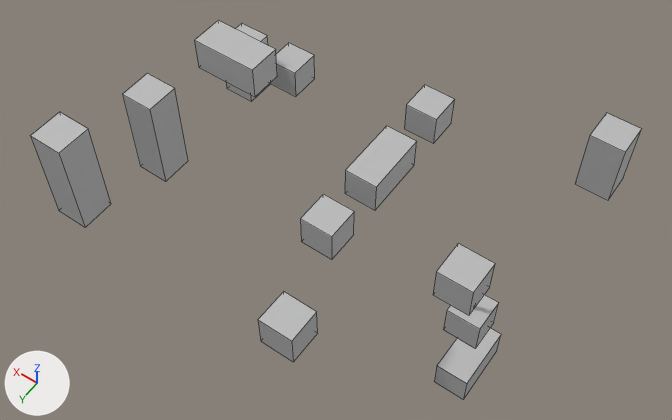
Renders of the FBX model Assets/Levels/23_Rolling/FBX/rolling_env.fbx from each side of a commit.
The view is the same before and after, from a 50 mm camera at (-82.3, 163.4, 190.2) aimed at (12.8, 30.3, -18.9). Every picture has the same lights, and +X, +Y and +Z are marked at lower left. Mesh edges are drawn as thin lines. Where no turn or scale is listed for an object, it has been applied to the vertices. Vertices at the same position are counted once.

Script lines for the objects in view, before the commit:
```python
me_mesh = bpy.data.meshes.new('Mesh')
me_mesh.from_pydata(...)  # 111 vertices, 84 faces; spans x -50.0..70.0, y -20.0..80.0, z -60.0..20.0
me_mesh.materials.append(mat_phong1)  # grey #bcbcbc
ob_rolling_env = bpy.data.objects.new('rolling_env', me_mesh)
ob_rolling_env.location = (0.0, 0.0, 0.0)
```
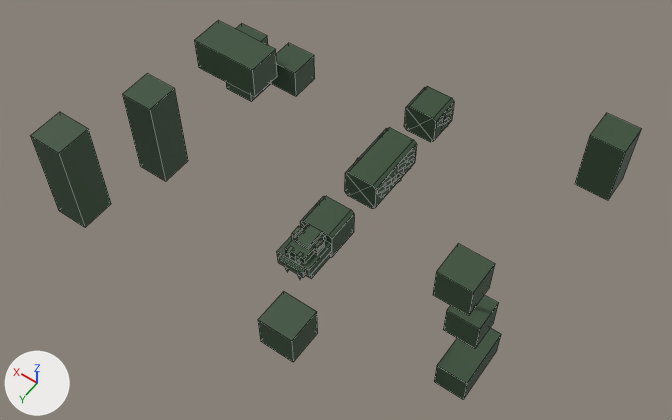
Where the change shows, as pixel boxes [x1, y1, x2, y2] in the pictures (672 x 420 px):
part 1 of me_mesh, added: after [278, 256, 306, 278]
part 2 of me_mesh, added: after [285, 225, 326, 264]
part 3 of me_mesh, added: after [286, 246, 294, 259]
part 4 of me_mesh, added: after [295, 224, 322, 249]
part 5 of me_mesh, added: after [295, 252, 304, 264]
part 6 of me_mesh, rebuilt: before [300, 194, 354, 259]; after [300, 196, 354, 258]
part 7 of me_mesh, rebuilt: before [345, 126, 417, 210]; after [345, 127, 417, 209]
part 8 of me_mesh, rebuilt: before [404, 85, 455, 143]; after [404, 86, 454, 142]
part 9 of me_mesh, added: after [277, 109, 453, 279]
part 10 of me_mesh, recoloured: [31, 20, 641, 399] in both

The change, as a list of edits to the scene's bpy script:
```text
Add img_rolling_env_texture_png:
    img_rolling_env_texture_png = load_image('Rolling_env_texture.png', '../Textures/Rolling_env_texture.png', 256, 256, 'sRGB')
Add mat_phong2:
    mat_phong2 = principled_material('phong2')
    mat_phong2.texture = img_rolling_env_texture_png
    mat_phong2.roughness = 0.553
Change me_mesh:
    used by ob_rolling_env; location = (0.0, 0.0, 0.0)
    remove me_mesh.from_pydata(...)  # 111 vertices, 84 faces; spans x -50.0..70.0, y -20.0..80.0, z -60.0..20.0
    add me_mesh.from_pydata(...)  # 470 vertices, 376 faces; spans x -50.0..70.0, y -20.0..80.0, z -60.0..20.0
    me_mesh part 1: a new loose piece, a box spanning x 1.0..9.0, y 60.0..61.0, z -6.0..-4.0, in mat_phong2 (picture img_rolling_env_texture_png)
    me_mesh part 2: a new loose piece, a box spanning x 2.0..8.0, y 50.0..59.0, z -3.0..-1.0, in mat_phong2 (picture img_rolling_env_texture_png)
    me_mesh part 3: a new loose piece, a box spanning x 6.0..7.0, y 58.0..60.0, z -3.0..-0.5, in mat_phong2 (picture img_rolling_env_texture_png)
    me_mesh part 4: a new loose piece, a box spanning x 3.0..7.0, y 50.0..56.0, z -1.0..0.0, in mat_phong2 (picture img_rolling_env_texture_png)
    me_mesh part 5: a new loose piece, a box spanning x 3.0..4.0, y 58.0..60.0, z -3.0..-0.5, in mat_phong2 (picture img_rolling_env_texture_png)
    me_mesh part 6: the loose piece of 8 vertices spanning x 0.0..10.0, y 40.0..50.0, z -10.0..0.0 is rebuilt with 18 vertices and now spans x 0.0..10.0, y 40.0..50.0, z -10.0..0.0, in mat_phong2 (picture img_rolling_env_texture_png)
    me_mesh part 7: the loose piece of 8 vertices spanning x 0.0..10.0, y 10.0..30.0, z -10.0..0.0 is rebuilt with 18 vertices and now spans x 0.0..10.0, y 10.0..30.0, z -10.0..0.0, in mat_phong2 (picture img_rolling_env_texture_png)
    me_mesh part 8: the loose piece of 8 vertices spanning x 0.0..10.0, y -10.0..0.0, z -10.0..0.0 is rebuilt with 18 vertices and now spans x 0.0..10.0, y -10.0..0.0, z -10.0..0.0, in mat_phong2 (picture img_rolling_env_texture_png)
    me_mesh part 9
    149 vertices are added at x -0.6..10.5, y -9.1..61.0, z -10.5..0.0
    92 new vertices lie (0.0, 0.0, 2.0) away from vertices in x -0.6..10.5, y -9.1..59.0, z -8.3..-3.6
    24 new vertices lie (1.0, 0.0, 0.0) away from vertices in x 1.0..8.0, y 52.0..55.0, z -3.0..0.0
    16 new vertices lie (2.0, 0.0, 0.0) away from vertices in x 2.0..6.0, y 40.9..49.0, z -10.5..-9.0
    226 new faces join them
    me_mesh part 10: 66 faces spanning x -50.0..70.0, y -20.0..80.0, z -60.0..20.0 switch from mat_phong1 (grey #bcbcbc) to mat_phong2 (picture img_rolling_env_texture_png)
```
